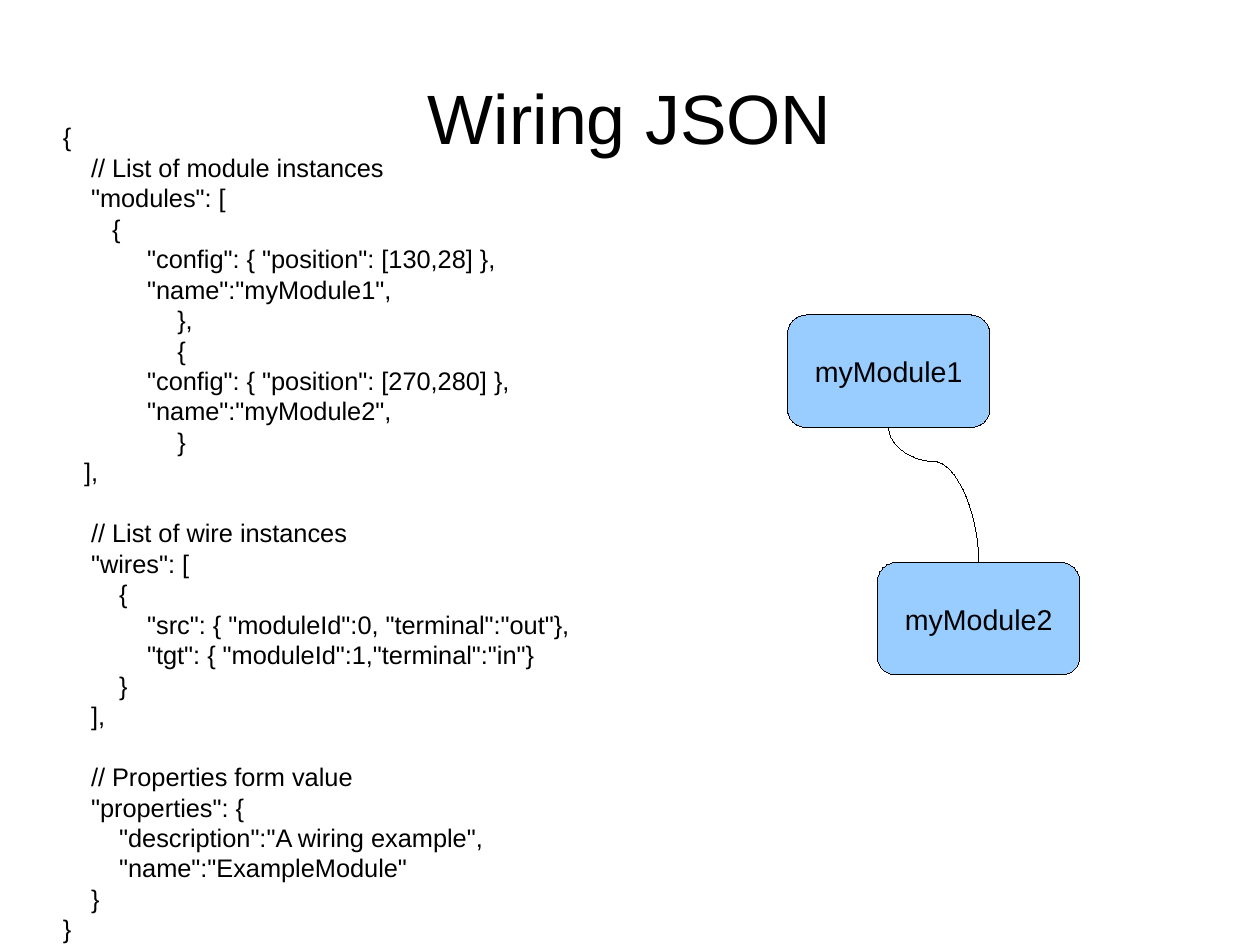
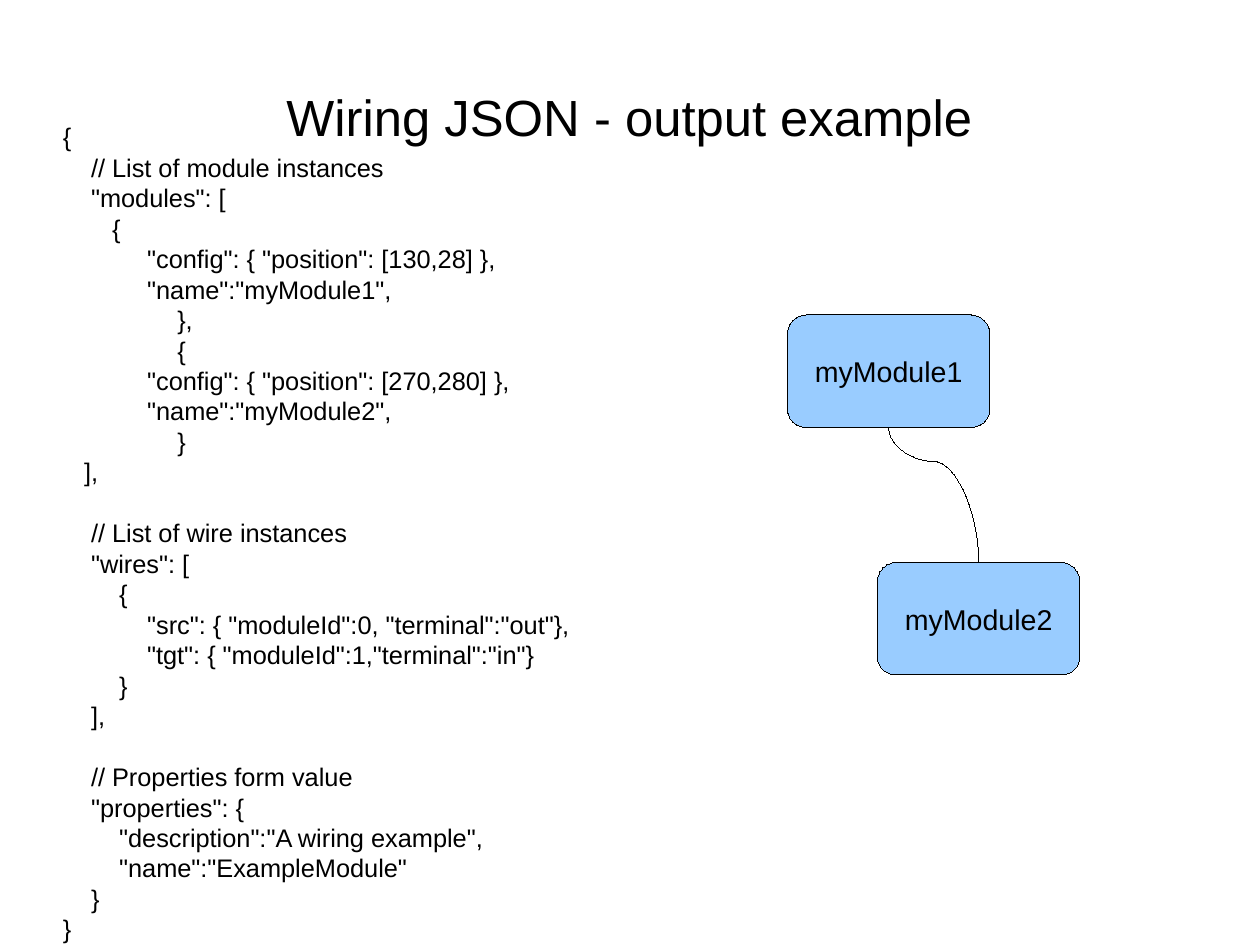
Before and after one commit to ericabouaf/wireit, a slide deck: slide 18 of res/WireIt presentation.odp. Drawn at 1260x945 pixels with LibreOffice and Linux fonts; fonts in the diff are those of the drawing. Boxes give left, top, right and bottom in pixels: in the first picture for what was removed or moved away, otherwise in the second. Text is boxed around its words. In the diff, an @@ line names an element or a change of style, - is before the commit and + after.

```diff
--- a/res/WireIt presentation.odp
+++ b/res/WireIt presentation.odp
@@ title at <box>286,99,972,147</box>: text changed; size 44 to 32 pt @@
-Wiring JSON
+Wiring JSON - output example
```
Also in this commit, not shown: 8 other slides changed, 1 slide added, 3 other files.
